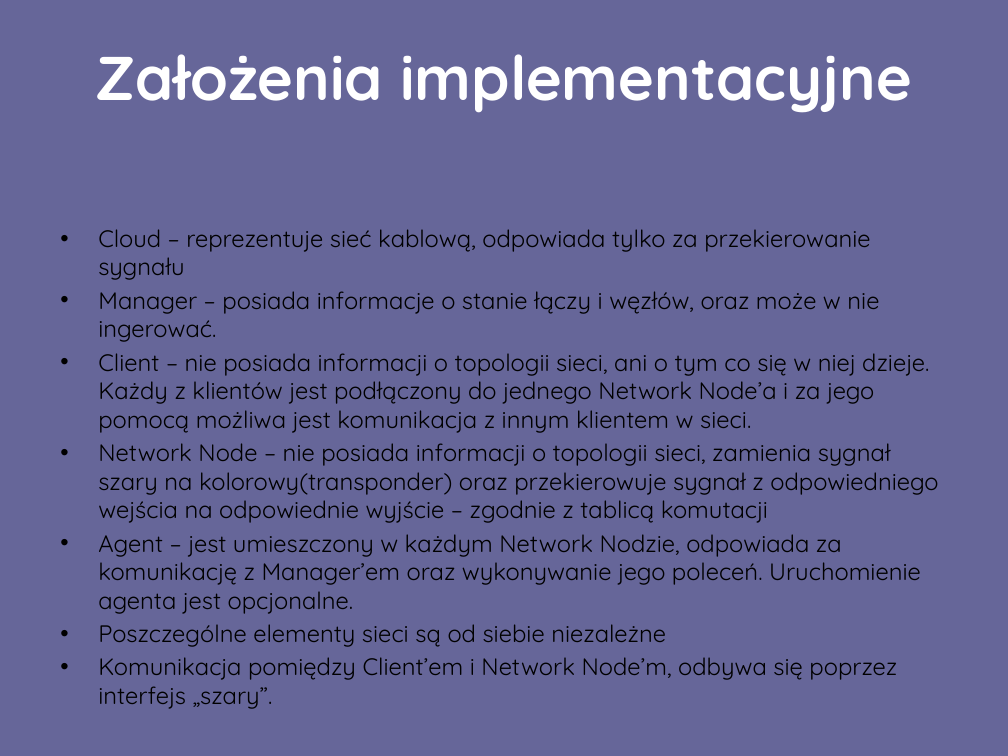
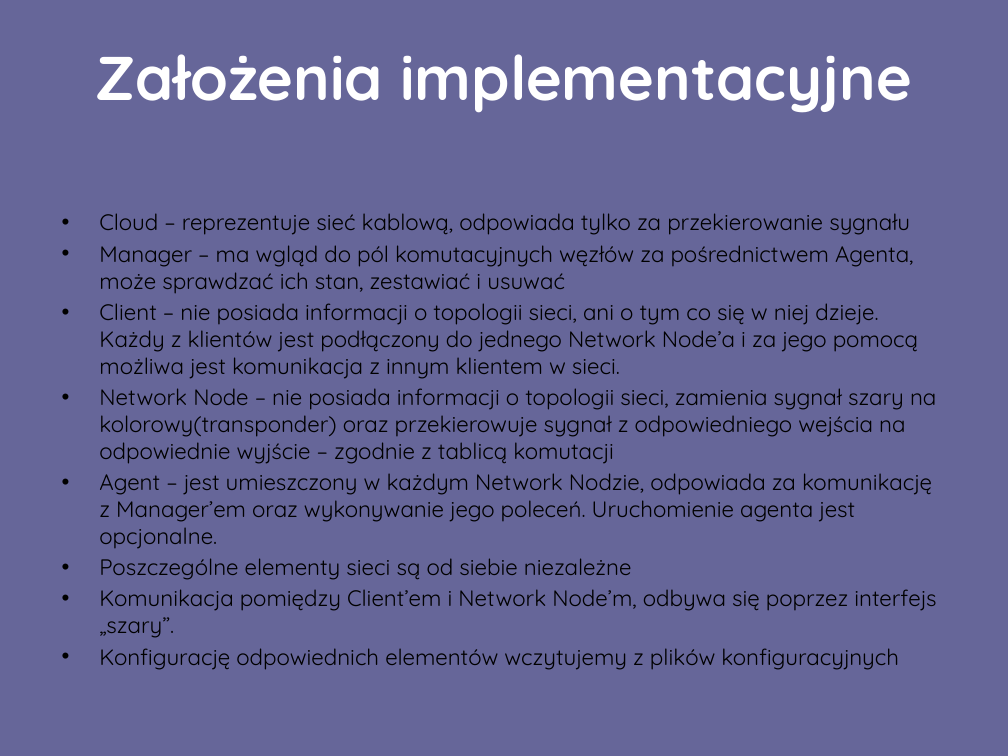
Before and after one commit to kpowojski/TSST_EON, a slide deck: slide 5 of Prezentacja.pptx. Drawn at 1008x756 pixels with LibreOffice and Linux fonts; fonts in the diff are those of the drawing; background and template pictures are left out. Boxes give left, top, right and bottom in pixels: in the first picture for what was removed or moved away, otherwise in the second. Text is boxed around its words. In the diff, an @@ line names an element or a change of style, - is before the commit and + after.

Commit message:
asd2

```diff
--- a/Prezentacja.pptx
+++ b/Prezentacja.pptx
@@ text "Cloud – reprezentuje sieć kablową, ...": place and size @@
-text "Cloud – reprezentuje sieć kablową, ..." at [98, 229, 938, 709]
+text "Cloud – reprezentuje sieć kablową, ..." at [99, 213, 936, 670]
@@ text at [99, 213, 936, 638]: size 17 to 16 pt in "Cloud – reprezentuje sieć kablową, odpowiada tylko ...", "Client – nie posiada informacji o topologii ...", "Network Node – nie posiada informacji o ...", "Agent – jest umieszczony w każdym Network ..." and 2 more places @@
@@ text at [99, 245, 914, 294]: text changed; size 17 to 16 pt @@
-• Manager – posiada informacje o stanie łączy i węzłów, oraz może w nie ingerować.
+• Manager – ma wgląd do pól komutacyjnych węzłów za pośrednictwem Agenta, może sprawdzać ich stan, zestawiać i usuwać
@@ text at [99, 648, 899, 670]: paragraph added @@
+• Konfigurację odpowiednich elementów wczytujemy z plików konfiguracyjnych
```
Also in this commit, not shown: 1 slide removed.
